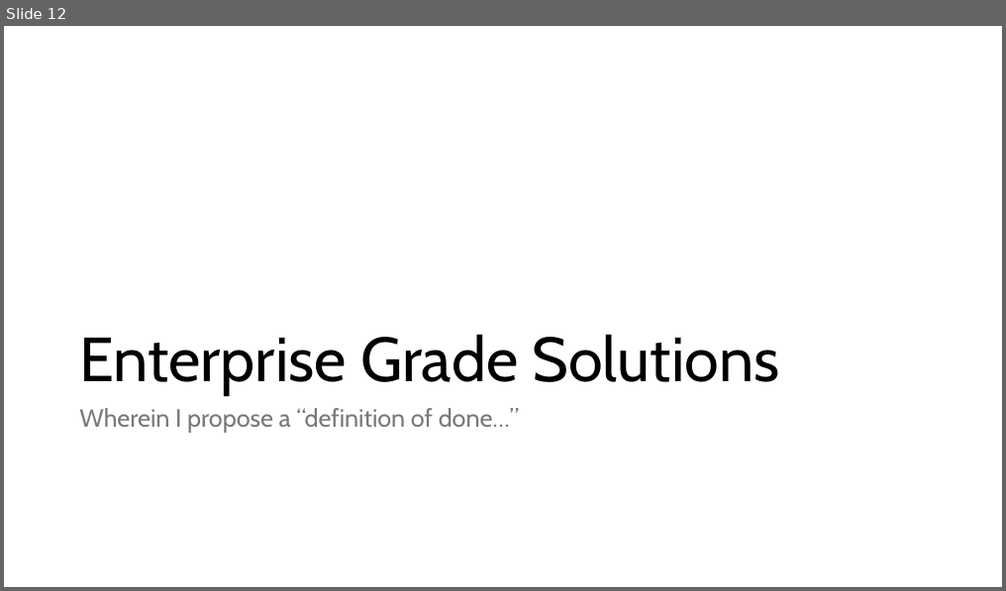
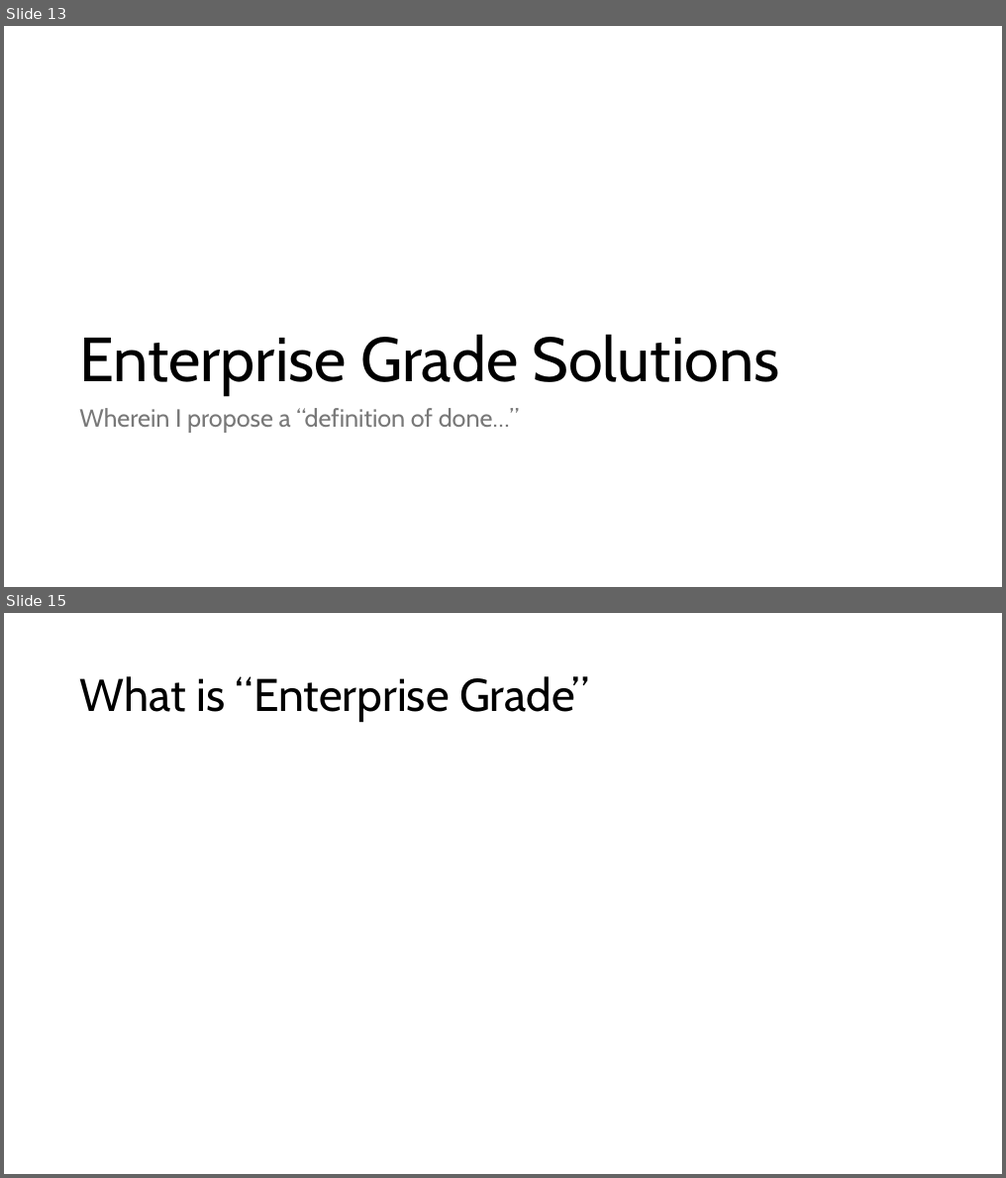
Before and after one commit to ericburcham/cloud-patterns-and-practices, a slide deck: Presentation.pptx. Shown one above the other, each under a label of ours: slide 12 before the commit, slides 13 and 15 after it; the slides between them are not shown. The pictures are 1006x591 and 1006x1178 pixels, drawn with LibreOffice and Linux fonts; fonts in the diff are those of the drawing. Boxes give left, top, right and bottom in pixels: in the first picture for what was removed or moved away, otherwise in the second. Text is boxed around its words. In the diff, an @@ line names an element or a change of style, - is before the commit and + after.

```diff
--- a/Presentation.pptx
+++ b/Presentation.pptx
@@ slide 15 added at bbox=[4, 613, 1002, 1174], background #FFFFFF @@
@@ title added at bbox=[80, 676, 589, 722], 44 pt, text #000000 @@
+What is “Enterprise Grade”
@@ what was slide 12 is now slide 13 @@
```
Also in this commit, not shown: 3 other slides added.
